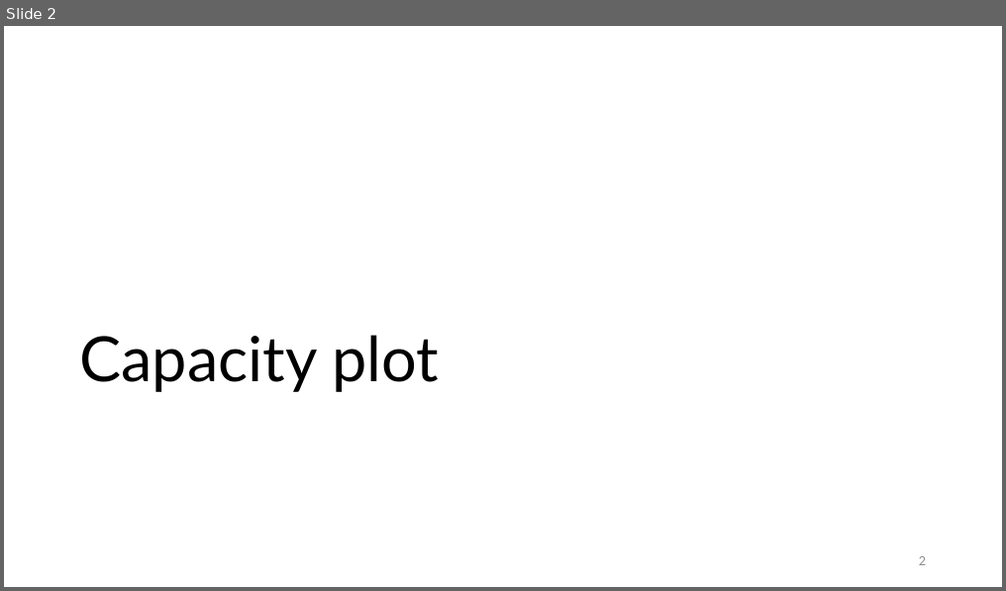
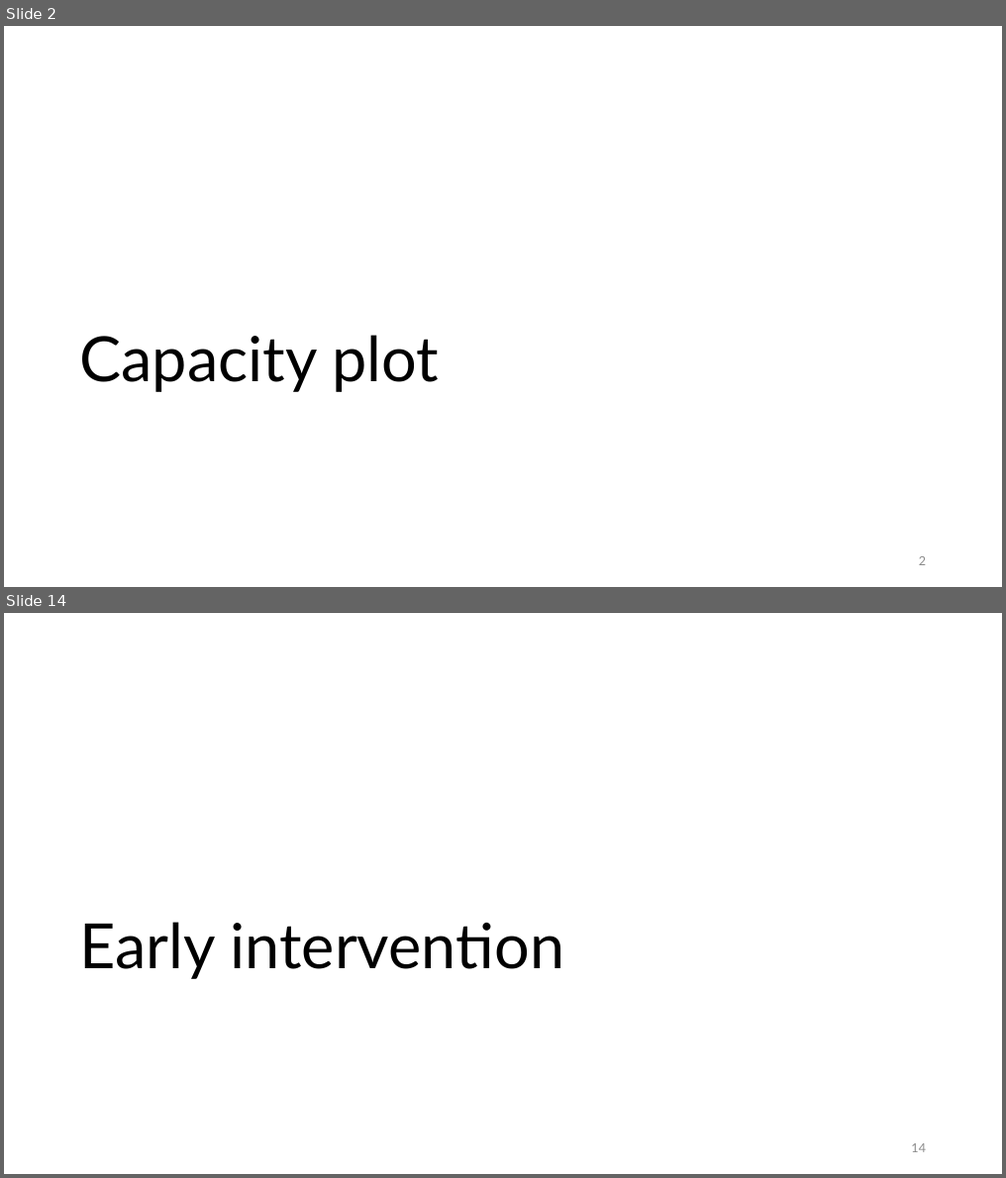
Before and after one commit to maxsal/science_revision, a slide deck: slides/meeting_20210824.pptx. Shown one above the other, each under a label of ours: slide 2 before the commit, slides 2 and 14 after it; the slides between them are not shown. The pictures are 1006x591 and 1006x1178 pixels, drawn with LibreOffice and Linux fonts; fonts in the diff are those of the drawing. Boxes give left, top, right and bottom in pixels: in the first picture for what was removed or moved away, otherwise in the second. Text is boxed around its words. In the diff, an @@ line names an element or a change of style, - is before the commit and + after.

```diff
--- a/slides/meeting_20210824.pptx
+++ b/slides/meeting_20210824.pptx
@@ slide 14 added at [4, 613, 1002, 1174], background #FFFFFF @@
@@ title added at [79, 922, 565, 979], 60 pt, text #000000 @@
+Early intervention
@@ page number added at [911, 1144, 926, 1153], 12 pt, text #8C8C8C @@
+14
```
Also in this commit, not shown: 2 slides changed, 11 other slides added, 31 other files.
